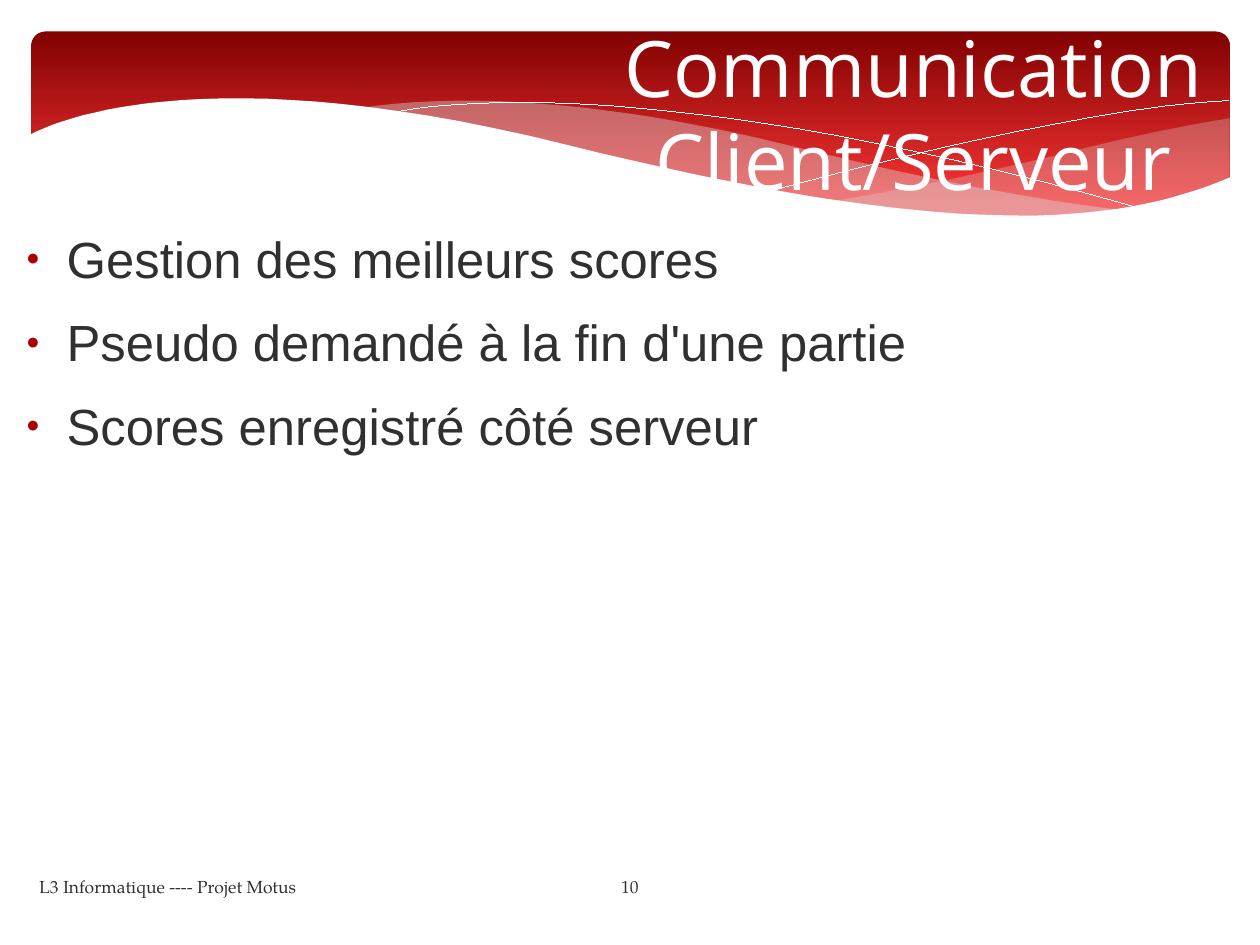
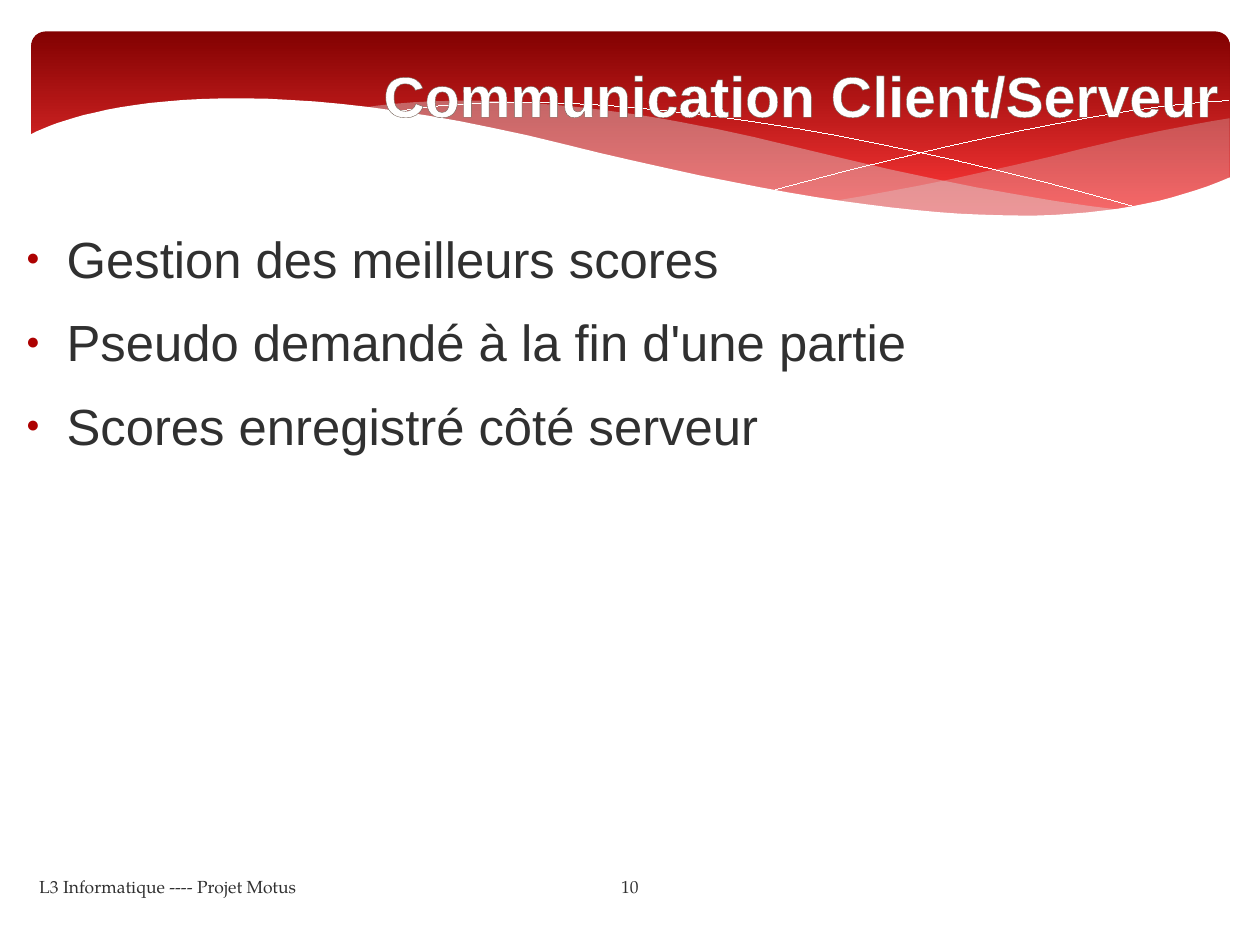
Before and after one commit to Yamihoshi/Projet-L3, a slide deck: slide 10 of powerpoint.pptx. Drawn at 1260x945 pixels with LibreOffice and Linux fonts; fonts in the diff are those of the drawing. Boxes give left, top, right and bottom in pixels: in the first picture for what was removed or moved away, otherwise in the second. Text is boxed around its words. In the diff, an @@ line names an element or a change of style, - is before the commit and + after.

```diff
--- a/powerpoint.pptx
+++ b/powerpoint.pptx
@@ title "Communication Client/Serveur": place and size @@
-title "Communication Client/Serveur" at [625,24,1203,211]
+title "Communication Client/Serveur" at [383,72,1219,128]
@@ title "Communication Client/Serveur" at [383,72,1219,128]: size 49 to 36 pt, font Open Sans to Arial, letter outline none to #726056 0.52 pt, bold on @@
```
Also in this commit, not shown: 11 other slides changed, 1 slide added, 1 slide removed, 1 other file.
